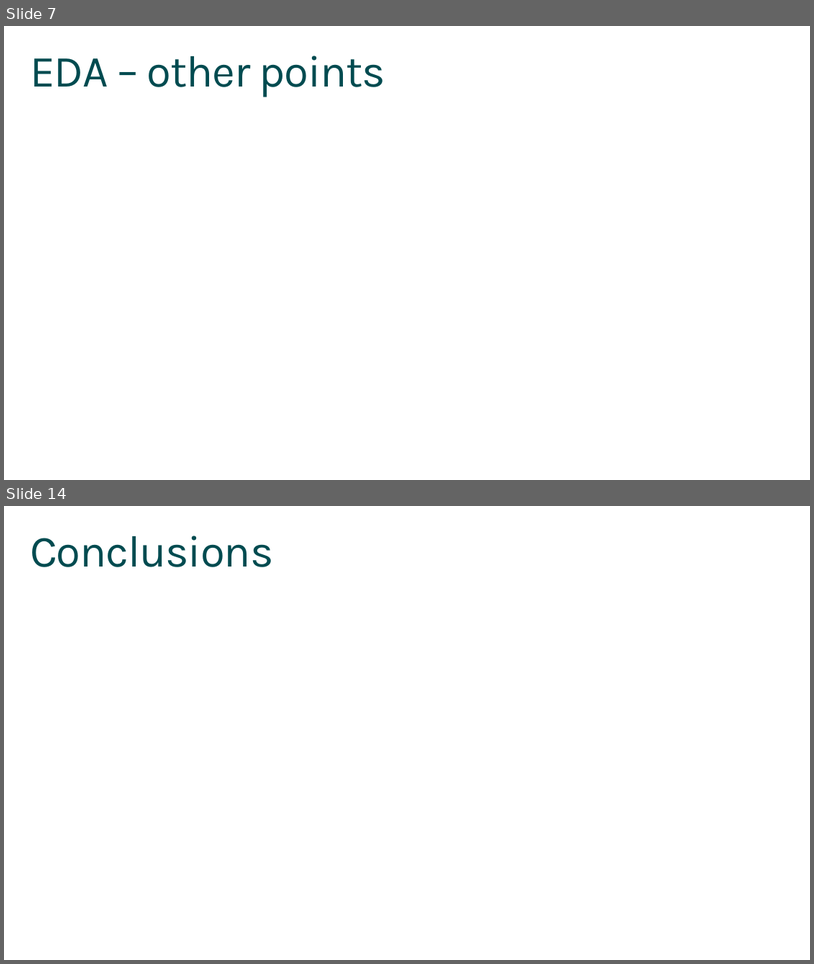
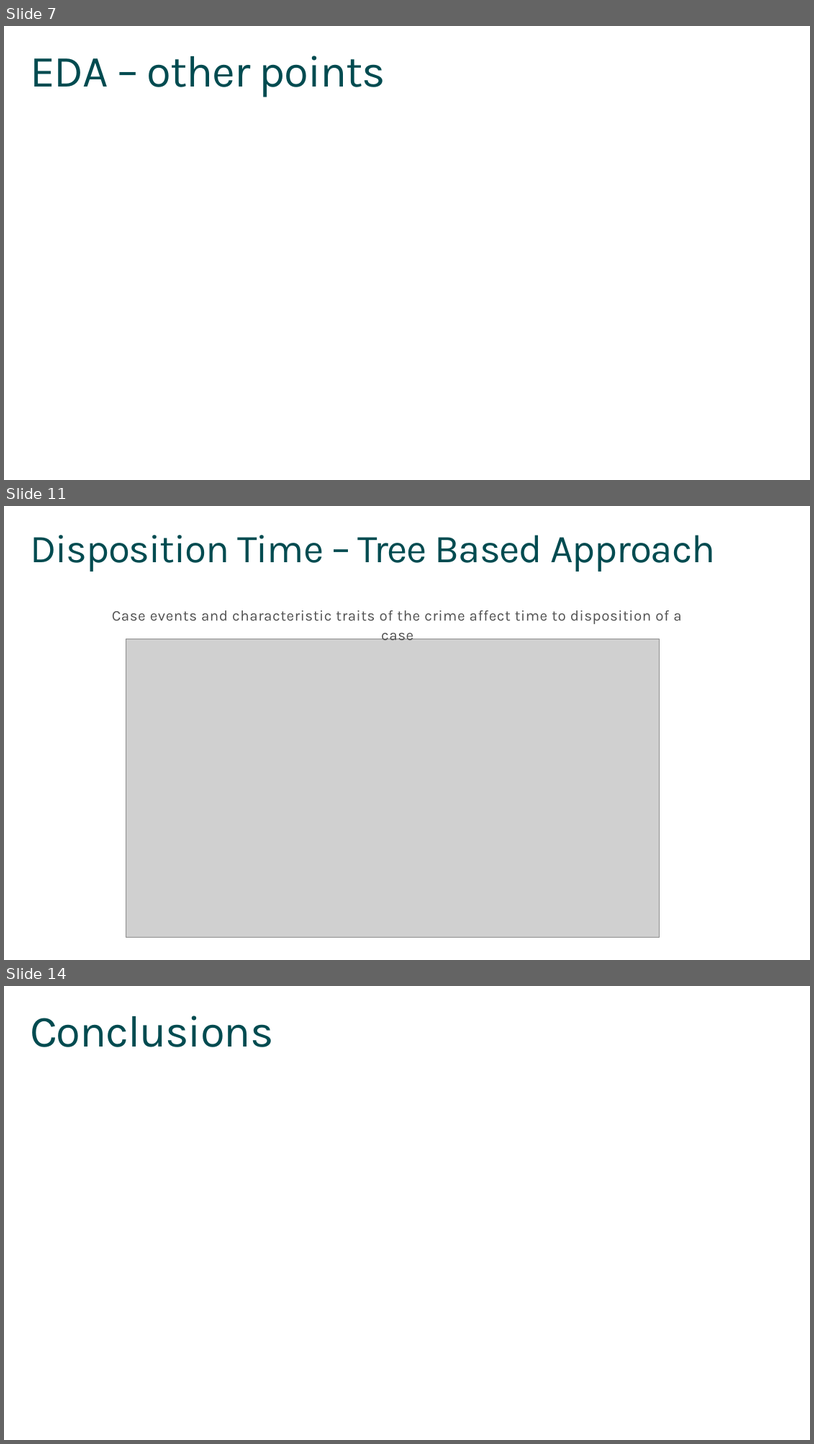
Before and after one commit to sourabh080892/capstone_KCL, a slide deck: code/Final Presentation v1.pptx. Shown one above the other, each under a label of ours: slides 7 and 14 before the commit, slides 7, 11 and 14 after it; the slides between them are not shown. The pictures are 814x964 and 814x1444 pixels, drawn with LibreOffice and Linux fonts; fonts in the diff are those of the drawing; grey boxes stand for pictures. Boxes give left, top, right and bottom in pixels: in the first picture for what was removed or moved away, otherwise in the second. Text is boxed around its words. In the diff, an @@ line names an element or a change of style, - is before the commit and + after.

```diff
--- a/code/Final Presentation v1.pptx
+++ b/code/Final Presentation v1.pptx
@@ slide 11 added at [4,506,810,960], background #FFFFFF @@
@@ text added at [30,535,715,572], 48 pt, text #004B50 @@
+Disposition Time – Tree Based Approach
@@ text added at [112,610,682,644], 18 pt, text #505050 @@
+Case events and characteristic traits of the crime affect time to disposition of a case
@@ picture added at [126,638,660,937] @@
```
Also in this commit, not shown: 9 slides changed, 1 other slide added, 2 slides removed.
